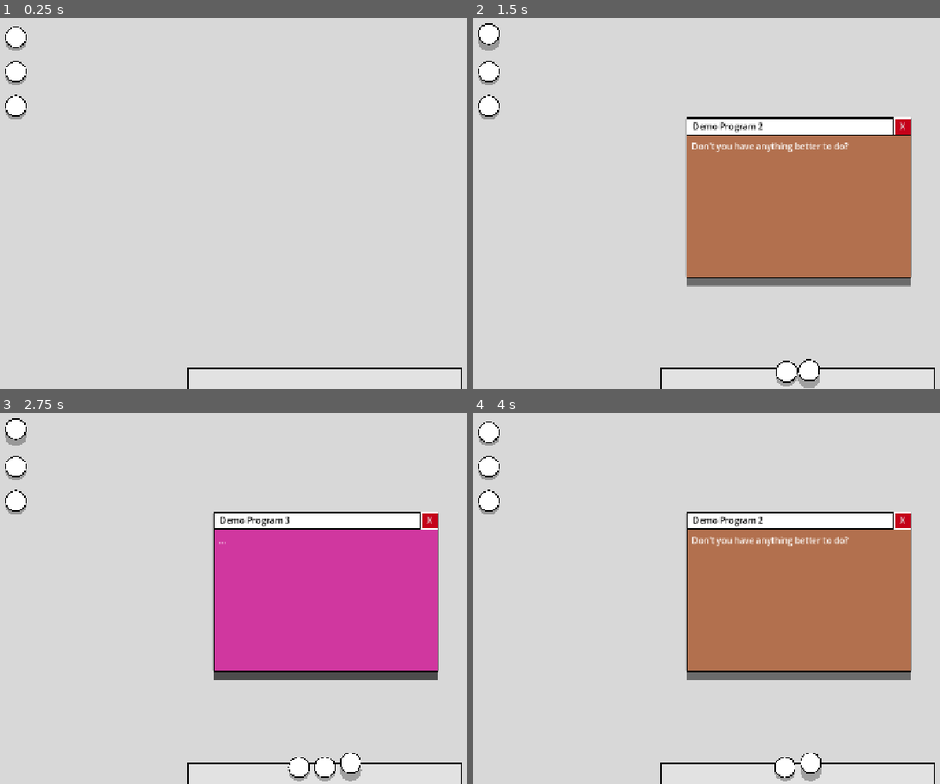
Above: before the commit, frames 1-4 (two rows, left to right).
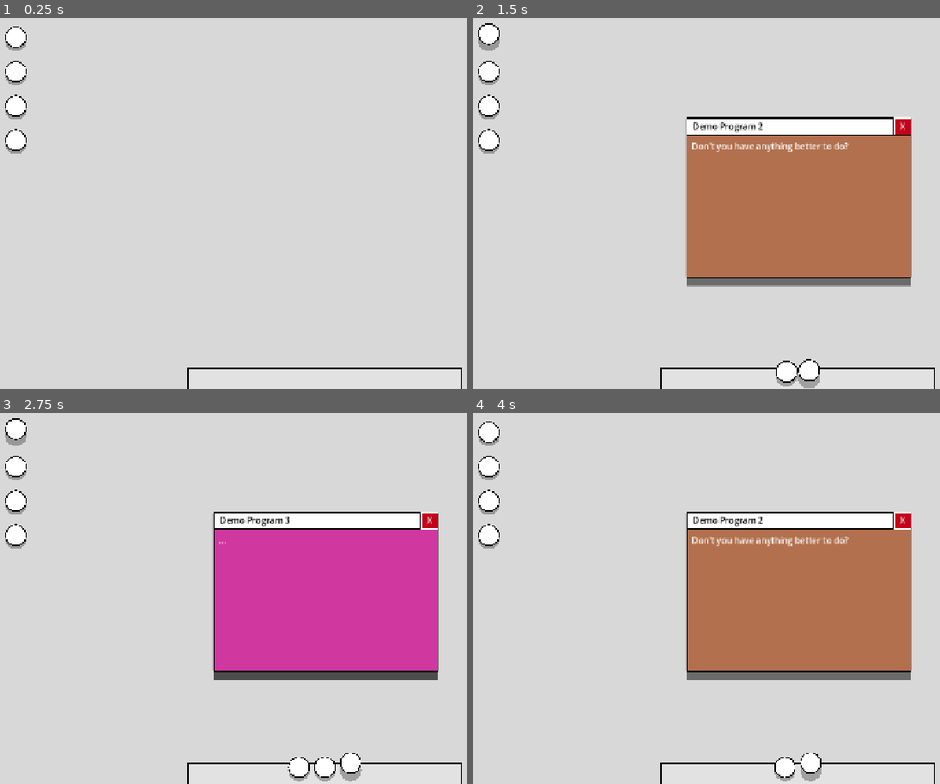
Above: after the commit, the same moments.

Repository: MunnChai/GMTKGameJam2025
Game: Godot game, scene res://game.tscn
The game is run twice, just before and just after one commit, with the same random seed, the same clock (stepped at 60 frames per second) and the same inputs.
Inputs (mouse positions are in pixels of both pictures, inside the frame that each line leads up to):
- Up to frame 1 (0.25 s): no input
- Up to frame 2 (1.5 s): click (487, 36) at 0.52 s; click (487, 36) at 1.27 s
- Up to frame 3 (2.75 s): click (14, 431) at 2.02 s
- Up to frame 4 (4 s): click "X" at 2.75 s; tap Enter at 3.5 s; move the mouse to (outside the picture) at 3.52 s; press the mouse at (outside the picture) at 3.53 s

The runs differ from the first frame. In frame 1, 0.2% of the frame differs, in the area x 1-6%, y 29-37%; in frame 2, 0.2%; in frame 3, 0.2%; in frame 4, 0.2%.

Commit message:
Add basic settings window skeleton

Diff:
--- /dev/null
+++ b/game/gmtkgamejam2025/apps/settings_app/settings_app.tscn
@@ -0,0 +1,71 @@
+[gd_scene format=3 uid="uid://bvl0v6ptpmj0y"]
+
+[node name="SettingsApp" type="Control"]
+layout_mode = 3
+anchors_preset = 15
+anchor_right = 1.0
+anchor_bottom = 1.0
+grow_horizontal = 2
+grow_vertical = 2
+mouse_filter = 1
+
+[node name="MarginContainer" type="MarginContainer" parent="."]
+layout_mode = 1
+anchors_preset = 15
+anchor_right = 1.0
+anchor_bottom = 1.0
+grow_horizontal = 2
+grow_vertical = 2
+theme_override_constants/margin_left = 64
+theme_override_constants/margin_top = 64
+theme_override_constants/margin_right = 64
+theme_override_constants/margin_bottom = 64
+
+[node name="VBoxContainer" type="VBoxContainer" parent="MarginContainer"]
+layout_mode = 2
+
+[node name="RichTextLabel" type="RichTextLabel" parent="MarginContainer/VBoxContainer"]
+layout_mode = 2
+mouse_filter = 2
+theme_override_colors/default_color = Color(0, 0, 0, 1)
+bbcode_enabled = true
+text = "VOLUME"
+fit_content = true
+
+[node name="RichTextLabel2" type="RichTextLabel" parent="MarginContainer/VBoxContainer"]
+layout_mode = 2
+mouse_filter = 2
+theme_override_colors/default_color = Color(0, 0, 0, 1)
+bbcode_enabled = true
+text = "Music"
+fit_content = true
+
+[node name="HSlider" type="HSlider" parent="MarginContainer/VBoxContainer"]
+layout_mode = 2
+mouse_filter = 1
+
+[node name="RichTextLabel3" type="RichTextLabel" parent="MarginContainer/VBoxContainer"]
+layout_mode = 2
+mouse_filter = 2
+theme_override_colors/default_color = Color(0, 0, 0, 1)
+bbcode_enabled = true
+text = "SFX"
+fit_content = true
+
+[node name="HSlider2" type="HSlider" parent="MarginContainer/VBoxContainer"]
+layout_mode = 2
+mouse_filter = 1
+
+[node name="RichTextLabel4" type="RichTextLabel" parent="MarginContainer/VBoxContainer"]
+layout_mode = 2
+mouse_filter = 2
+theme_override_colors/default_color = Color(0, 0, 0, 1)
+bbcode_enabled = true
+text = "VISUALS"
+fit_content = true
+
+[node name="CheckButton" type="CheckButton" parent="MarginContainer/VBoxContainer"]
+layout_mode = 2
+mouse_filter = 1
+theme_override_colors/font_color = Color(0, 0, 0, 1)
+text = "Reduced Motion"
--- /dev/null
+++ b/game/gmtkgamejam2025/apps/settings_app/settings_window/settings_window.gd
@@ -0,0 +1,13 @@
+class_name SettingsWindow
+extends DesktopWindow
+
+## ---
+## SETTINGS WINDOW
+## ---
+
+func _ready() -> void:
+	super._ready()
+
+## @OVERRIDE
+func boot(args: Dictionary = {}) -> void:
+	%WindowBar.set_window_title("System Settings")
--- /dev/null
+++ b/game/gmtkgamejam2025/apps/settings_app/settings_window/settings_window.tscn
@@ -0,0 +1,77 @@
+[gd_scene load_steps=7 format=3 uid="uid://icmnoob2solt"]
+
+[ext_resource type="Script" uid="uid://cqbgle5vmv8r5" path="res://apps/settings_app/settings_window/settings_window.gd" id="1_l2oej"]
+[ext_resource type="PackedScene" uid="uid://b24nf7m03xv4b" path="res://desktop/window/juice_pivot/juice_pivot.tscn" id="2_ks0ky"]
+[ext_resource type="PackedScene" uid="uid://bvl0v6ptpmj0y" path="res://apps/settings_app/settings_app.tscn" id="3_0rjvo"]
+[ext_resource type="PackedScene" uid="uid://bx3qmlit7do7s" path="res://desktop/window/window_bar/window_bar.tscn" id="3_3lnia"]
+
+[sub_resource type="StyleBoxFlat" id="StyleBoxFlat_712ap"]
+bg_color = Color(0, 0, 0, 0.294118)
+
+[sub_resource type="StyleBoxFlat" id="StyleBoxFlat_0rjvo"]
+bg_color = Color(0.77084, 0.770839, 0.770839, 1)
+border_width_left = 2
+border_width_top = 2
+border_width_right = 2
+border_width_bottom = 2
+border_color = Color(0, 0, 0, 1)
+
+[node name="SettingsWindow" type="ReferenceRect" node_paths=PackedStringArray("window_bar")]
+offset_right = 342.0
+offset_bottom = 374.0
+script = ExtResource("1_l2oej")
+window_bar = NodePath("JuicePivot/MainPanel/VerticalSplit/WindowBar")
+
+[node name="JuicePivot" parent="." instance=ExtResource("2_ks0ky")]
+layout_mode = 1
+
+[node name="MainPanel" type="PanelContainer" parent="JuicePivot"]
+unique_name_in_owner = true
+layout_mode = 0
+offset_left = -171.0
+offset_top = -187.0
+offset_right = 171.0
+offset_bottom = 187.0
+mouse_filter = 1
+
+[node name="Control" type="Control" parent="JuicePivot/MainPanel"]
+layout_mode = 2
+mouse_filter = 2
+
+[node name="ShadowPanel" type="Panel" parent="JuicePivot/MainPanel/Control"]
+layout_mode = 1
+anchors_preset = 15
+anchor_right = 1.0
+anchor_bottom = 1.0
+offset_top = 16.0
+offset_bottom = 16.0
+grow_horizontal = 2
+grow_vertical = 2
+mouse_filter = 2
+theme_override_styles/panel = SubResource("StyleBoxFlat_712ap")
+
+[node name="VerticalSplit" type="VBoxContainer" parent="JuicePivot/MainPanel"]
+layout_mode = 2
+theme_override_constants/separation = 0
+
+[node name="WindowBar" parent="JuicePivot/MainPanel/VerticalSplit" instance=ExtResource("3_3lnia")]
+unique_name_in_owner = true
+layout_mode = 2
+
+[node name="BgPanelContainer" type="PanelContainer" parent="JuicePivot/MainPanel/VerticalSplit"]
+unique_name_in_owner = true
+layout_mode = 2
+size_flags_vertical = 3
+mouse_filter = 1
+theme_override_styles/panel = SubResource("StyleBoxFlat_0rjvo")
+
+[node name="WindowContent" type="MarginContainer" parent="JuicePivot/MainPanel/VerticalSplit/BgPanelContainer"]
+layout_mode = 2
+size_flags_vertical = 3
+theme_override_constants/margin_left = 8
+theme_override_constants/margin_top = 8
+theme_override_constants/margin_right = 8
+theme_override_constants/margin_bottom = 8
+
+[node name="SettingsApp" parent="JuicePivot/MainPanel/VerticalSplit/BgPanelContainer/WindowContent" instance=ExtResource("3_0rjvo")]
+layout_mode = 2
--- /dev/null
+++ b/game/gmtkgamejam2025/common/settings.gd
@@ -0,0 +1,72 @@
+class_name Settings
+extends Node
+
+## ---
+## SETTINGS
+## A collection of static methods for general setting loading/saving using config files
+## ---
+## Last edited: July 31st, 2025
+## ---
+
+## Different settings categories, a dictionary of dictionaries
+## Will use the "default" category if no category is supplied
+static var settings_categories: Dictionary[String, Dictionary] = {}
+
+const DEFAULT_CATEGORY_NAME := "default"
+const SETTINGS_PATH := "user://settings.cfg"
+
+## Set setting
+## Default to "default" category...
+static func set_setting(key: String, value: Variant, section: String = DEFAULT_CATEGORY_NAME) -> void:
+	var settings: Dictionary[String, Variant] = settings_categories.get(section, {})
+	settings.set(key, value)
+	settings_categories.set(key, value)
+
+## Get setting
+## Returns default if section or key doesn't exist
+static func get_setting(key: String, value: Variant, default: Variant = null, section: String = DEFAULT_CATEGORY_NAME) -> Variant:
+	if settings_categories.has(section):
+		if settings_categories[section].has(key):
+			return settings_categories.get(key, default)
+	return default
+
+## Save EVERYTHING in settings_categories to config file
+static func save_to_config() -> void:
+	var config = ConfigFile.new()
+
+	## Save each category...
+	for category: String in settings_categories.keys():
+		var settings: Dictionary[String, Variant] = settings_categories[category]
+		for key: String in settings:
+			config.set_value(category, key, settings[key])
+
+	config.save(SETTINGS_PATH)
+
+## Load EVERYTHING from the given path to a config file into settings_categories
+static func load_from_config(path: String = SETTINGS_PATH) -> void:
+	var config: ConfigFile = ConfigFile.new()
+
+	## Load data from a file.
+	var err = config.load(path)
+
+	## If the file didn't load, ignore it.
+	if err != OK:
+		print("Warning! An error occured while trying to load settings at \"" + SETTINGS_PATH + "\", so no settings have been loaded.")
+		return
+
+	## For each section...
+	for section: String in config.get_sections():
+		if not settings_categories.has(section):
+			## Add if we don't have...
+			settings_categories.set(section, {})
+
+		## Get reference to that section
+		var settings: Dictionary[String, Variant] = settings_categories[section]
+
+		## Load key-values into there...
+		for key: String in config.get_section_keys(section):
+			var value = config.get_value(section, key)
+			if value != null:
+				settings.set(key, value)
+
+		settings_categories.set(section, settings)
--- a/game/gmtkgamejam2025/desktop/desktop.tscn
+++ b/game/gmtkgamejam2025/desktop/desktop.tscn
@@ -1,16 +1,18 @@
-[gd_scene load_steps=6 format=3 uid="uid://gcnldcw80wn6"]
+[gd_scene load_steps=7 format=3 uid="uid://gcnldcw80wn6"]
 
 [ext_resource type="Script" uid="uid://cqjrvgo3y4e3h" path="res://desktop/desktop.gd" id="1_cg3fv"]
 [ext_resource type="PackedScene" uid="uid://lysrnk033b8v" path="res://desktop/window/test_window/test_window.tscn" id="2_87qqj"]
 [ext_resource type="PackedScene" uid="uid://84nw05m865xp" path="res://desktop/window/error_popup/error_popup.tscn" id="3_irqsv"]
 [ext_resource type="PackedScene" uid="uid://bf2h01ok52xw4" path="res://desktop/shortcut_icon/shortcut_icon.tscn" id="3_py4qr"]
+[ext_resource type="PackedScene" uid="uid://icmnoob2solt" path="res://apps/settings_app/settings_window/settings_window.tscn" id="4_hbe16"]
 [ext_resource type="PackedScene" uid="uid://bgj7bok1k4k1n" path="res://desktop/task_bar/task_bar.tscn" id="4_xkt3d"]
 
 [node name="Desktop" type="Node2D"]
 script = ExtResource("1_cg3fv")
 window_packed_scenes = Dictionary[StringName, PackedScene]({
 &"error": ExtResource("3_irqsv"),
-&"hello_world": ExtResource("2_87qqj")
+&"hello_world": ExtResource("2_87qqj"),
+&"settings": ExtResource("4_hbe16")
 })
 
 [node name="CanvasLayer" type="CanvasLayer" parent="."]
@@ -43,18 +45,23 @@
 mouse_filter = 2
 theme_override_constants/separation = 64
 
-[node name="ShortcutIcon" parent="CanvasLayer/DesktopIcons/VBoxContainer" instance=ExtResource("3_py4qr")]
+[node name="DemoIcon" parent="CanvasLayer/DesktopIcons/VBoxContainer" instance=ExtResource("3_py4qr")]
 layout_mode = 2
 
-[node name="ShortcutIcon2" parent="CanvasLayer/DesktopIcons/VBoxContainer" instance=ExtResource("3_py4qr")]
+[node name="SettingsIcon" parent="CanvasLayer/DesktopIcons/VBoxContainer" instance=ExtResource("3_py4qr")]
 layout_mode = 2
+app_id = &"settings"
+
+[node name="ErrorIcon" parent="CanvasLayer/DesktopIcons/VBoxContainer" instance=ExtResource("3_py4qr")]
+layout_mode = 2
+app_id = &"error"
 args = Dictionary[StringName, Variant]({
-&"text": "This was shortcut no. 2"
+&"text": "Something went wrong!"
 })
 
-[node name="ShortcutIcon3" parent="CanvasLayer/DesktopIcons/VBoxContainer" instance=ExtResource("3_py4qr")]
+[node name="FileExplorerIcon" parent="CanvasLayer/DesktopIcons/VBoxContainer" instance=ExtResource("3_py4qr")]
 layout_mode = 2
-app_id = &"error"
+app_id = &"file_explorer"
 args = Dictionary[StringName, Variant]({
 &"text": "Something went wrong!"
 })
--- a/game/gmtkgamejam2025/desktop/window/window_bar/window_bar.tscn
+++ b/game/gmtkgamejam2025/desktop/window/window_bar/window_bar.tscn
@@ -48,7 +48,8 @@
 layout_mode = 2
 mouse_filter = 2
 theme_override_colors/default_color = Color(0, 0, 0, 1)
-text = "human, i remember you're compter pogram"
+text = "Window Title
+"
 fit_content = true
 vertical_alignment = 1
 
--- /dev/null
+++ b/game/gmtkgamejam2025/game_state/settings.gd
@@ -0,0 +1,72 @@
+class_name Settings
+extends Node
+
+## ---
+## SETTINGS
+## A collection of static methods for general setting loading/saving using config files
+## ---
+## Last edited: July 31st, 2025
+## ---
+
+## Different settings categories, a dictionary of dictionaries
+## Will use the "default" category if no category is supplied
+static var settings_categories: Dictionary[String, Dictionary] = {}
+
+const DEFAULT_CATEGORY_NAME := "default"
+const SETTINGS_PATH := "user://settings.cfg"
+
+## Set setting
+## Default to "default" category...
+static func set_setting(key: String, value: Variant, section: String = DEFAULT_CATEGORY_NAME) -> void:
+	var settings: Dictionary[String, Variant] = settings_categories.get(section, {})
+	settings.set(key, value)
+	settings_categories.set(key, value)
+
+## Get setting
+## Returns default if section or key doesn't exist
+static func get_setting(key: String, value: Variant, default: Variant = null, section: String = DEFAULT_CATEGORY_NAME) -> Variant:
+	if settings_categories.has(section):
+		if settings_categories[section].has(key):
+			return settings_categories.get(key, default)
+	return default
+
+## Save EVERYTHING in settings_categories to config file
+static func save_to_config() -> void:
+	var config = ConfigFile.new()
+
+	## Save each category...
+	for category: String in settings_categories.keys():
+		var settings: Dictionary[String, Variant] = settings_categories[category]
+		for key: String in settings:
+			config.set_value(category, key, settings[key])
+
+	config.save(SETTINGS_PATH)
+
+## Load EVERYTHING from the given path to a config file into settings_categories
+static func load_from_config(path: String = SETTINGS_PATH) -> void:
+	var config: ConfigFile = ConfigFile.new()
+
+	## Load data from a file.
+	var err = config.load(path)
+
+	## If the file didn't load, ignore it.
+	if err != OK:
+		print("Warning! An error occured while trying to load settings at \"" + SETTINGS_PATH + "\", so no settings have been loaded.")
+		return
+
+	## For each section...
+	for section: String in config.get_sections():
+		if not settings_categories.has(section):
+			## Add if we don't have...
+			settings_categories.set(section, {})
+
+		## Get reference to that section
+		var settings: Dictionary[String, Variant] = settings_categories[section]
+
+		## Load key-values into there...
+		for key: String in config.get_section_keys(section):
+			var value = config.get_value(section, key)
+			if value != null:
+				settings.set(key, value)
+
+		settings_categories.set(section, settings)
Not shown, added: game/gmtkgamejam2025/apps/settings_app/settings_window/settings_window.gd.uid
Not shown, added: game/gmtkgamejam2025/common/settings.gd.uid
Not shown, added: game/gmtkgamejam2025/game_state/settings.gd.uid
